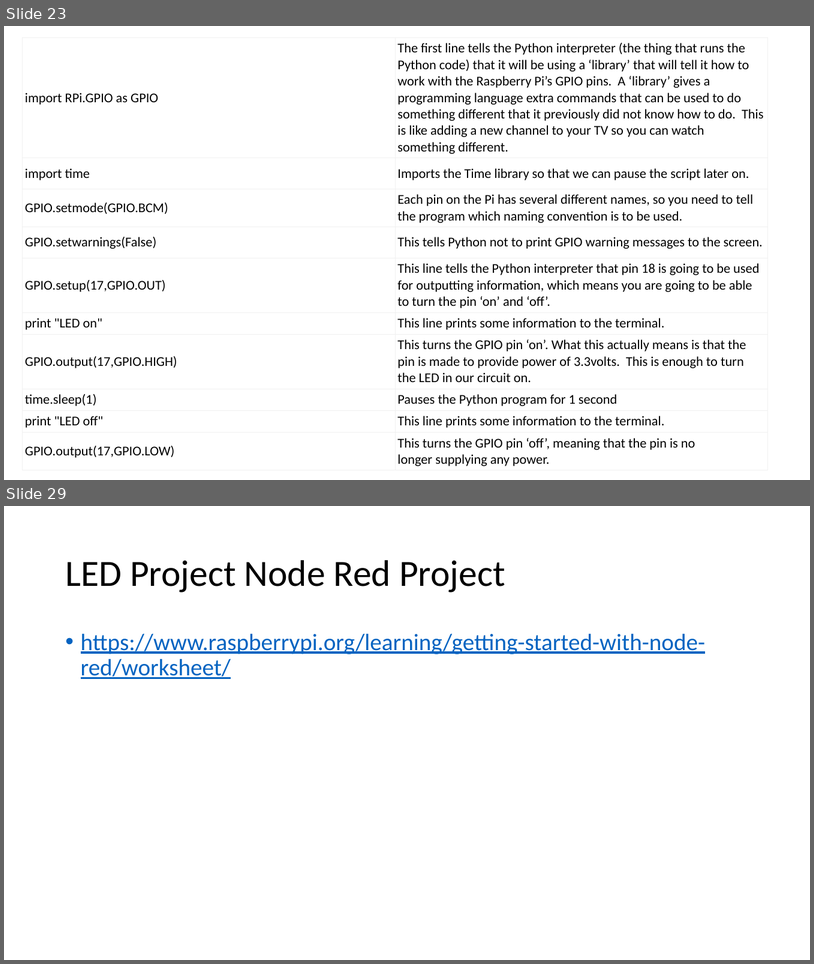
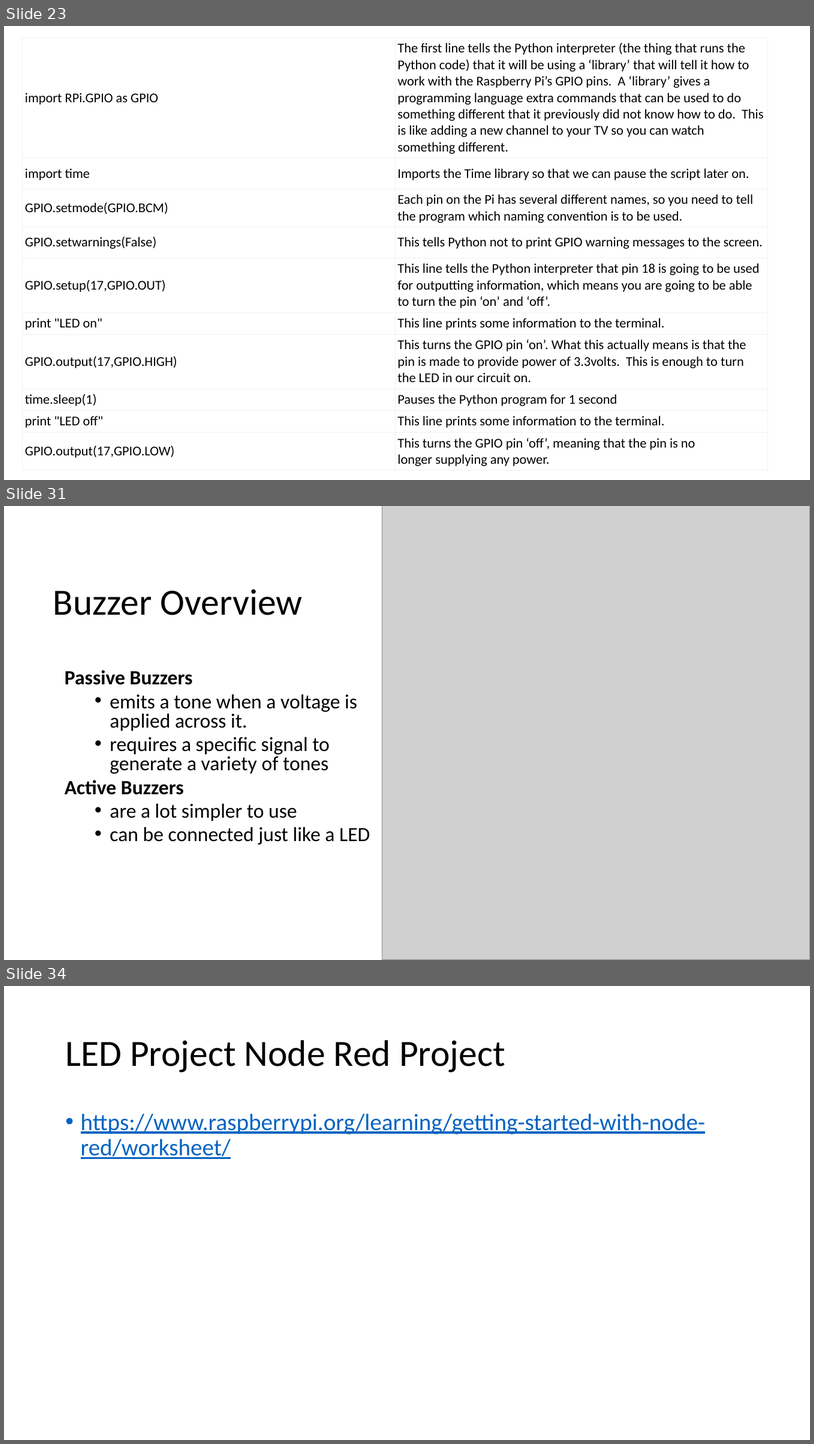
Before and after one commit to mluckenbill/philly-code-camp-2017-1, a slide deck: Philadelphia Code Camp.pptx. Shown one above the other, each under a label of ours: slides 23 and 29 before the commit, slides 23, 31 and 34 after it; the slides between them are not shown. The pictures are 814x964 and 814x1444 pixels, drawn with LibreOffice and Linux fonts; fonts in the diff are those of the drawing; grey boxes stand for pictures. Boxes give left, top, right and bottom in pixels: in the first picture for what was removed or moved away, otherwise in the second. Text is boxed around its words. In the diff, an @@ line names an element or a change of style, - is before the commit and + after.

```diff
--- a/Philadelphia Code Camp.pptx
+++ b/Philadelphia Code Camp.pptx
@@ slide 31 added at (x1=4, y1=506, x2=810, y2=960), background #FFFFFF @@
@@ picture added at (x1=382, y1=506, x2=810, y2=960) @@
@@ title added at (x1=53, y1=589, x2=303, y2=615), 44 pt, text #000000 @@
+Buzzer Overview
@@ text added at (x1=65, y1=670, x2=370, y2=844), 24 pt, text #000000 @@
+  Passive Buzzers
+    • emits a tone when a voltage is applied across it.
+    • requires a specific signal to generate a variety of tones
+  Active Buzzers
+    • are a lot simpler to use
+    • can be connected just like a LED
@@ what was slide 29 is now slide 34 @@
```
Also in this commit, not shown: 4 slides changed, 8 other slides added, 4 slides removed, 1 other file.
